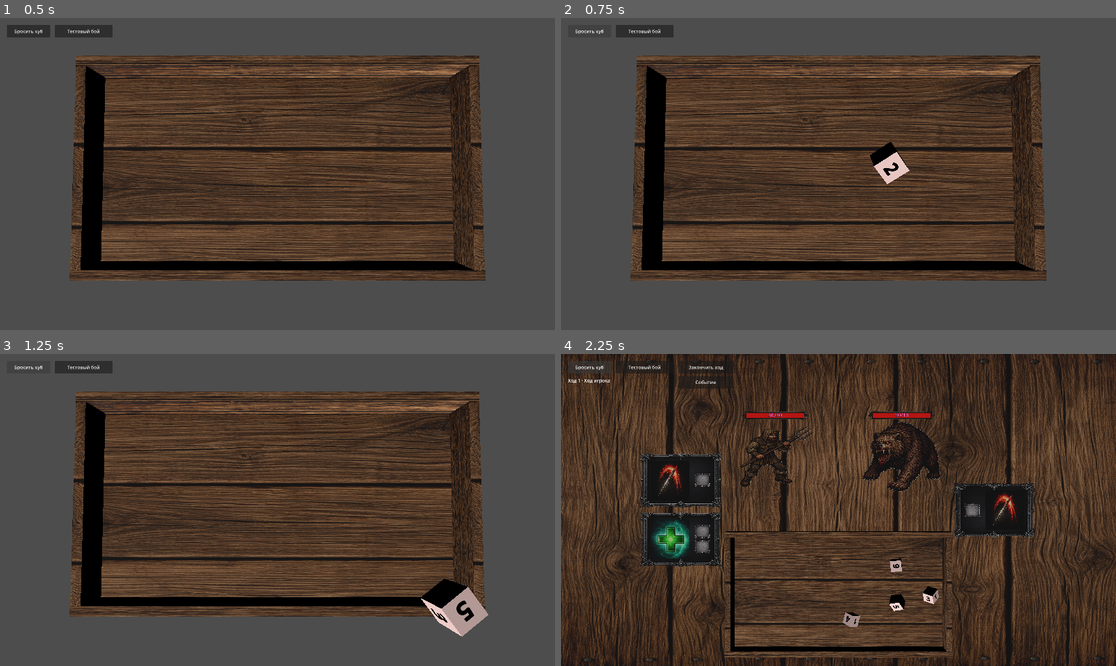
Above: before the commit, frames 1-4 (two rows, left to right).
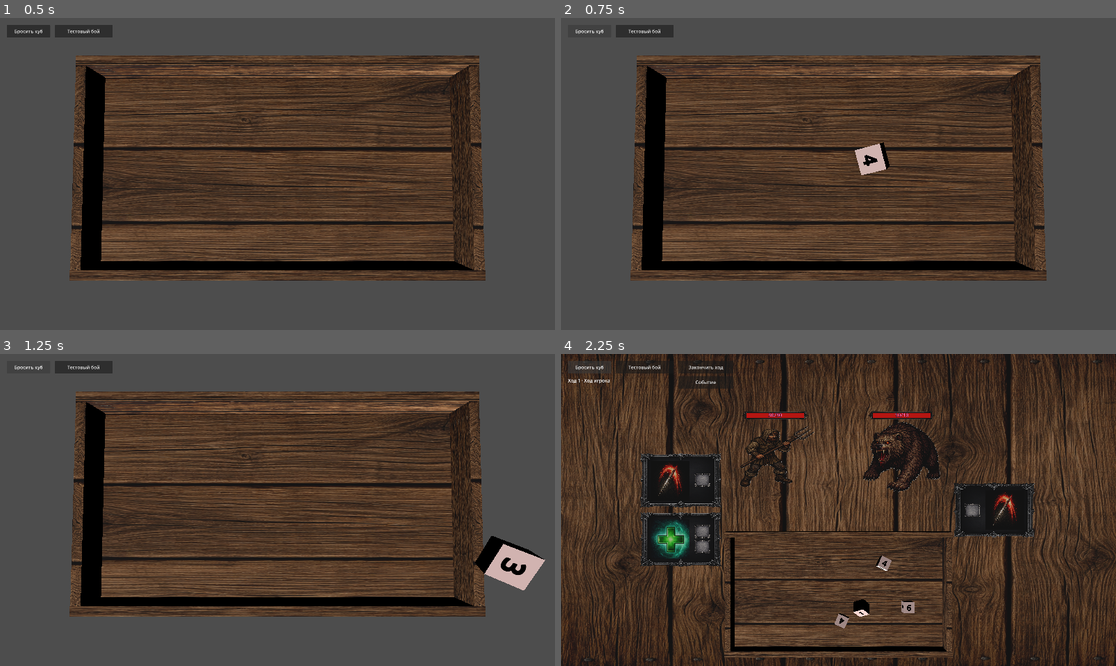
Above: after the commit, the same moments.

Repository: olegbogai-web/dicegame
Game: Godot game, scene res://scenes/board.tscn
Two runs of this game, one before a commit and one after it. Both use one fixed random seed, a clock stepped at 60 frames per second and the inputs below.
Inputs:
- Up to frame 1 (0.5 s): no input
- Up to frame 2 (0.75 s): click "Бросить куб" at 0.5 s
- Up to frame 3 (1.25 s): no input
- Up to frame 4 (2.25 s): click "Тестовый бой" at 1.25 s; click "Бросить куб" at 2 s

Frame 1 is identical in both runs. In frame 2, 0.7% of the frame differs, in the area x 52-63%, y 39-54%; in frame 3, 2.4%, in the area x 75-99%, y 58-91%; in frame 4, 0.8%.

Commit message:
Tune event dice throw/spin and face icon scaling

Diff:
--- a/content/dice/view/dice_face_view.gd
+++ b/content/dice/view/dice_face_view.gd
@@ -38,7 +38,7 @@
 			if face_definition.icon != null:
 				_icon_sprite.texture = face_definition.icon
 				_icon_sprite.modulate = face_definition.overlay_tint
-				_icon_sprite.pixel_size = max(min_size / 128.0, 0.0001)
+				_icon_sprite.pixel_size = _resolve_icon_pixel_size(face_definition.icon, face_size)
 				_icon_sprite.visible = true
 		DiceFaceDefinition.ContentType.TEXT:
 			_label.text = face_definition.text_value
@@ -95,3 +95,12 @@
 	texture.width = 128
 	texture.height = 128
 	return texture
+
+
+func _resolve_icon_pixel_size(icon: Texture2D, face_size: Vector2) -> float:
+	var icon_size := icon.get_size()
+	if icon_size.x <= 0 or icon_size.y <= 0:
+		return 0.0001
+
+	var fit_scale := min(face_size.x / icon_size.x, face_size.y / icon_size.y)
+	return max(fit_scale * 0.95, 0.0001)
--- a/ui/scripts/board_controller.gd
+++ b/ui/scripts/board_controller.gd
@@ -19,13 +19,13 @@
 @export var fallback_expand_step: Vector2 = Vector2(0.2, 0.2)
 
 @export_category("Throw")
-@export var throw_speed_min: float = 5
-@export var throw_speed_max: float = 15
+@export var throw_speed_min: float = 4
+@export var throw_speed_max: float = 12
 @export var throw_direction_spread: float = 1.25
 @export var throw_vertical_velocity_min: float = 0.01
 @export var throw_vertical_velocity_max: float = 0.4
-@export var angular_velocity_min: Vector3 = Vector3(-35.0, -5.0, -35.0)
-@export var angular_velocity_max: Vector3 = Vector3(35.0, 5.0, 35.0)
+@export var angular_velocity_min: Vector3 = Vector3(-42.0, -6.0, -42.0)
+@export var angular_velocity_max: Vector3 = Vector3(42.0, 6.0, 42.0)
 
 @onready var _floor: Node3D = get_node_or_null(floor_path)
 @onready var _throw_button: Button = %ThrowDiceButton
